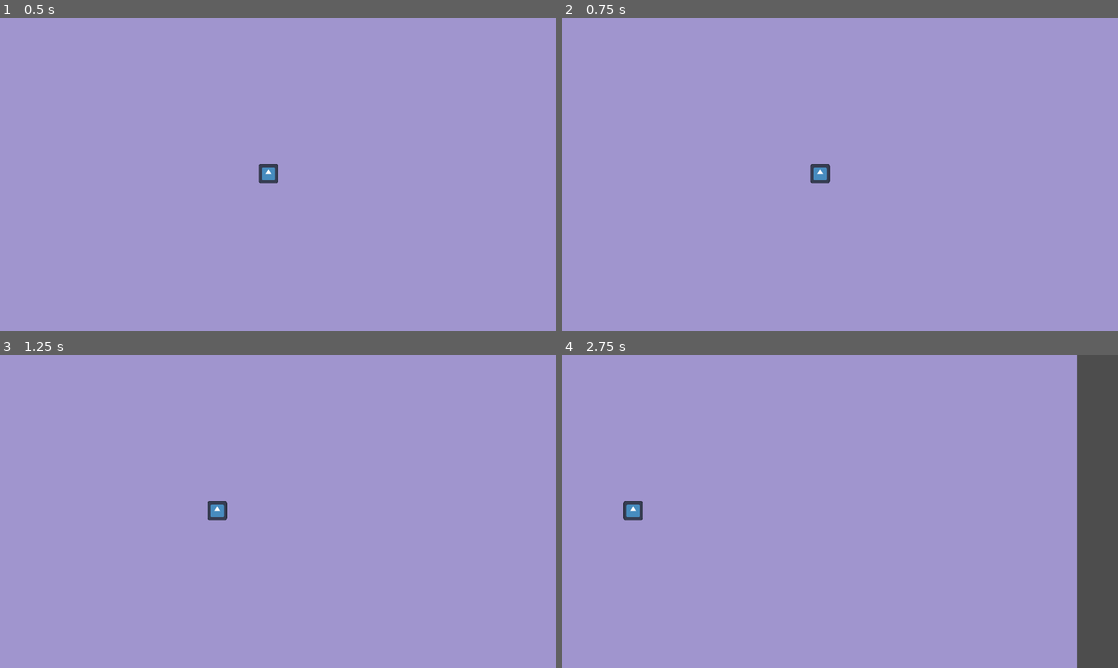
Above: before the commit, frames 1-4 (two rows, left to right).
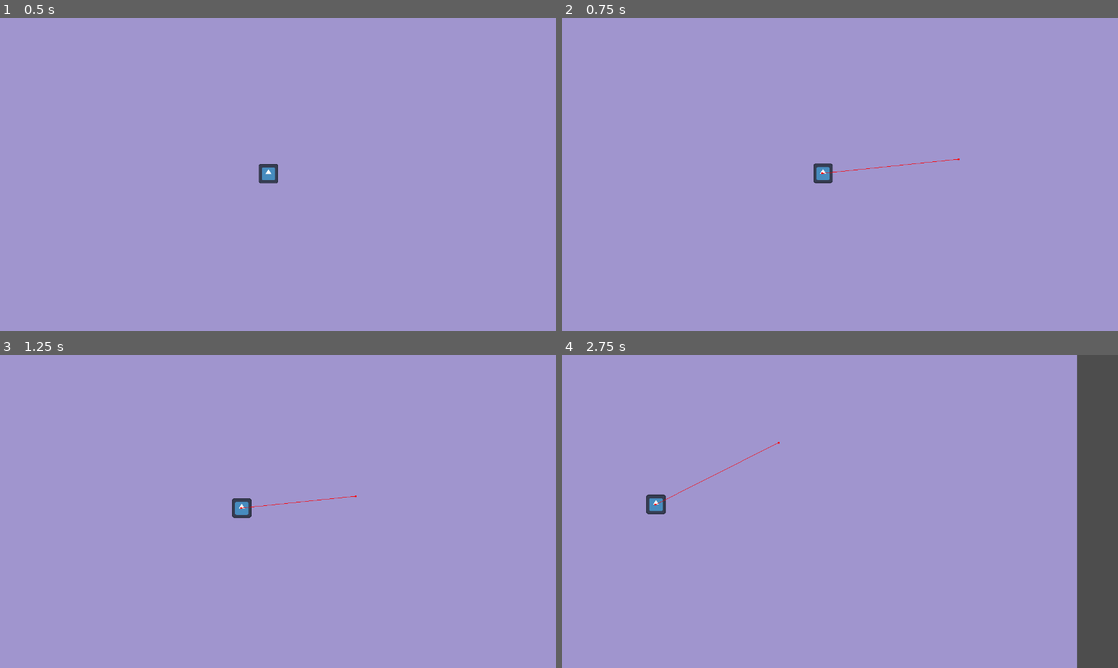
Above: after the commit, the same moments.

Repository: Sadathy/Wild-Jam-94
Game: Godot game, scene res://Scenes/Screens/tank.tscn
The game is run twice, just before and just after one commit, with the same random seed, the same clock (stepped at 60 frames per second) and the same inputs. The engine's default icon, where the game draws it, is replaced by a stand-in: a white triangle on a blue panel in a dark square.
Inputs (mouse positions are in pixels of both pictures, inside the frame that each line leads up to):
- Up to frame 1 (0.5 s): no input
- Up to frame 2 (0.75 s): tap Enter at 0.5 s; move the mouse to (962, 158) at 0.52 s; hold D (right) from 0.53 s (still down); click (962, 158) at 0.67 s
- Up to frame 3 (1.25 s): keep holding D (right)
- Up to frame 4 (2.75 s): move the mouse to (728, 527) at 1.27 s; release D (right) at 1.28 s; hold Down (down) 1.28-2.03 s; click (728, 527) at 1.42 s; move the mouse to (895, 442) at 2.02 s; hold D (right) from 2.03 s (still down); click (895, 442) at 2.17 s

Frame 1 is identical in both runs. In frame 2, 0.2% of the frame differs, in the area x 44-72%, y 44-53%; in frame 3, 0.5%; in frame 4, 0.5%, in the area x 11-40%, y 27-53%.

Commit message:
Blob Brain
Gave blob a basic brain. It can be assigned a target position, and it will navigate towards that position then idle till it has a new target.

Diff:
--- a/game-jam-94/Scenes/Entities/blob.tscn
+++ b/game-jam-94/Scenes/Entities/blob.tscn
@@ -1,11 +1,17 @@
 [gd_scene format=3 uid="uid://bh3fmnuhxlr7a"]
 
 [ext_resource type="Texture2D" uid="uid://d3dtu3x0jyc4u" path="res://icon.svg" id="1_148xd"]
+[ext_resource type="Script" uid="uid://3gxs8fp3si1g" path="res://Scripts/Blob/blob.gd" id="1_j6l44"]
+[ext_resource type="Script" uid="uid://b3w6d5pi6qsde" path="res://Scenes/Entities/blob_task_manager.gd" id="3_nqy3g"]
+[ext_resource type="Script" uid="uid://bmhrpuyvewc4b" path="res://Scenes/Entities/blob_brain.gd" id="3_vofcw"]
+[ext_resource type="Script" uid="uid://d1fm7f671y7ll" path="res://Scenes/Entities/task_seek.gd" id="5_2arvm"]
+[ext_resource type="Script" uid="uid://c4yit2v0mvm3r" path="res://Scenes/Entities/task_idle.gd" id="6_h5kcp"]
 
 [sub_resource type="CircleShape2D" id="CircleShape2D_148xd"]
 radius = 21.0
 
 [node name="Blob" type="CharacterBody2D" unique_id=420744747]
+script = ExtResource("1_j6l44")
 
 [node name="Sprite2D" type="Sprite2D" parent="." unique_id=1142046645]
 scale = Vector2(0.35, 0.35)
@@ -13,3 +19,28 @@
 
 [node name="CollisionShape2D" type="CollisionShape2D" parent="." unique_id=859144262]
 shape = SubResource("CircleShape2D_148xd")
+
+[node name="Blob_Brain" type="Node" parent="." unique_id=862591359 node_paths=PackedStringArray("TASK_SEEK", "BODY", "TASK_MANAGER")]
+script = ExtResource("3_vofcw")
+TASK_SEEK = NodePath("Blob_TaskManager/Task_Seek")
+BODY = NodePath("..")
+TASK_MANAGER = NodePath("Blob_TaskManager")
+
+[node name="Blob_TaskManager" type="Node" parent="Blob_Brain" unique_id=120261141 node_paths=PackedStringArray("DEFAULT_TASK", "BRAIN", "BODY")]
+script = ExtResource("3_nqy3g")
+DEFAULT_TASK = NodePath("Task_Idle")
+BRAIN = NodePath("..")
+BODY = NodePath("../..")
+
+[node name="Task_Seek" type="Node" parent="Blob_Brain/Blob_TaskManager" unique_id=1333776106 node_paths=PackedStringArray("NAV", "TASK_IDLE", "TASK_MANAGER")]
+script = ExtResource("5_2arvm")
+NAV = NodePath("../../../BlobNavigation")
+TASK_IDLE = NodePath("../Task_Idle")
+TASK_MANAGER = NodePath("..")
+
+[node name="Task_Idle" type="Node" parent="Blob_Brain/Blob_TaskManager" unique_id=1633952990 node_paths=PackedStringArray("TASK_MANAGER")]
+script = ExtResource("6_h5kcp")
+TASK_MANAGER = NodePath("..")
+
+[node name="BlobNavigation" type="NavigationAgent2D" parent="." unique_id=876600931]
+debug_enabled = true
--- /dev/null
+++ b/game-jam-94/Scenes/Entities/blob_brain.gd
@@ -0,0 +1,15 @@
+extends Brain
+
+var target_location: Vector2 = Vector2.ZERO
+
+@export var TASK_SEEK: Task
+
+func _process(delta: float) -> void:
+	target_location = BODY.get_global_mouse_position()
+
+func _unhandled_input(event: InputEvent) -> void:
+	if event is InputEventMouseButton and Input.is_mouse_button_pressed(MouseButton.MOUSE_BUTTON_LEFT):
+		print("detected mouse click")
+		target_location = BODY.get_global_mouse_position()
+		print("set target location to: ", target_location)
+		TASK_MANAGER.new_task(TASK_SEEK)
--- /dev/null
+++ b/game-jam-94/Scenes/Entities/blob_task_manager.gd
@@ -0,0 +1 @@
+extends TaskManager
--- /dev/null
+++ b/game-jam-94/Scenes/Entities/task_idle.gd
@@ -0,0 +1 @@
+extends Task
--- /dev/null
+++ b/game-jam-94/Scenes/Entities/task_seek.gd
@@ -0,0 +1,26 @@
+extends Task
+
+@export var NAV: NavigationAgent2D = null
+@export var SPEED: float = 100.0
+@export var TASK_IDLE: Task = null
+var goal: Vector2 = Vector2.ZERO
+
+func _ready() -> void:
+	NAV.navigation_finished.connect(on_reach_goal)
+
+func on_enter() -> void:
+	print("goal was: ", goal)
+	goal = TASK_MANAGER.BRAIN.target_location
+	print("set goal to: ", goal)
+
+func on_physics(delta: float) -> void:
+	NAV.target_position = goal
+	print("Set NAV target to: ", NAV.target_position)
+	var current_pos = TASK_MANAGER.BODY.position
+	var target_dir = (NAV.get_next_path_position() - current_pos).normalized()
+	TASK_MANAGER.BODY.velocity = (target_dir * SPEED)
+	TASK_MANAGER.BODY.move_and_slide()
+
+func on_reach_goal() -> void:
+	NAV.target_position = TASK_MANAGER.BODY.position
+	TASK_MANAGER.new_task(TASK_IDLE)
--- a/game-jam-94/Scenes/Screens/tank.tscn
+++ b/game-jam-94/Scenes/Screens/tank.tscn
@@ -3,6 +3,11 @@
 [ext_resource type="Script" uid="uid://cuiywd3ufuxvn" path="res://Scripts/Tank/tank.gd" id="1_ajsg1"]
 [ext_resource type="PackedScene" uid="uid://bh3fmnuhxlr7a" path="res://Scenes/Entities/blob.tscn" id="2_0gq6p"]
 [ext_resource type="Script" uid="uid://it4uubx22416" path="res://Scripts/Tank/tank_camera.gd" id="2_v6vig"]
+
+[sub_resource type="NavigationPolygon" id="NavigationPolygon_v6vig"]
+vertices = PackedVector2Array(630, 349, -630.0078, 349, -630.9922, -350, 630, -350)
+polygons = Array[PackedInt32Array]([PackedInt32Array(0, 1, 2, 3)])
+outlines = Array[PackedVector2Array]([PackedVector2Array(-641, -360, 640, -360, 640, 359, -640, 359)])
 
 [node name="Tank" type="Node2D" unique_id=843438757]
 script = ExtResource("1_ajsg1")
@@ -18,3 +23,6 @@
 
 [node name="Blob" parent="." unique_id=420744747 instance=ExtResource("2_0gq6p")]
 position = Vector2(-22, -2)
+
+[node name="TankNavigationRegion" type="NavigationRegion2D" parent="." unique_id=415584656]
+navigation_polygon = SubResource("NavigationPolygon_v6vig")
--- /dev/null
+++ b/game-jam-94/Scripts/Blob/Brain.gd
@@ -0,0 +1,4 @@
+class_name Brain extends Node
+
+@export var BODY: CharacterBody2D = null
+@export var TASK_MANAGER: TaskManager = null
--- /dev/null
+++ b/game-jam-94/Scripts/Blob/Task.gd
@@ -0,0 +1,15 @@
+class_name Task extends Node
+
+@export var TASK_MANAGER: TaskManager = null
+
+func on_frame(delta: float) -> void:
+	return
+
+func on_physics(delta: float) -> void:
+	return
+
+func on_enter() -> void:
+	return
+
+func on_exit() -> void:
+	return
--- /dev/null
+++ b/game-jam-94/Scripts/Blob/TaskManager.gd
@@ -0,0 +1,23 @@
+class_name TaskManager extends Node
+
+@export var DEFAULT_TASK: Task = null
+@export var BRAIN: Brain = null
+@export var BODY: CharacterBody2D = null
+
+var current_task: Task = null
+
+func _physics_process(delta: float) -> void:
+	current_task.on_physics(delta)
+
+func _process(delta: float) -> void:
+	current_task.on_frame(delta)
+
+func _ready() -> void:
+	current_task = DEFAULT_TASK
+
+func new_task(next_task: Task) -> void:
+	print("Leaving task: ", current_task)
+	current_task.on_exit()
+	current_task = next_task
+	print("Entering task: ", current_task)
+	current_task.on_enter()
--- /dev/null
+++ b/game-jam-94/Scripts/Blob/blob.gd
@@ -0,0 +1 @@
+extends CharacterBody2D
Not shown, added: game-jam-94/Scenes/Entities/blob_brain.gd.uid
Not shown, added: game-jam-94/Scenes/Entities/blob_task_manager.gd.uid
Not shown, added: game-jam-94/Scenes/Entities/task_idle.gd.uid
Not shown, added: game-jam-94/Scenes/Entities/task_seek.gd.uid
Not shown, added: game-jam-94/Scripts/Blob/Brain.gd.uid
Not shown, added: game-jam-94/Scripts/Blob/Task.gd.uid
Not shown, added: game-jam-94/Scripts/Blob/TaskManager.gd.uid
Not shown, added: game-jam-94/Scripts/Blob/blob.gd.uid
